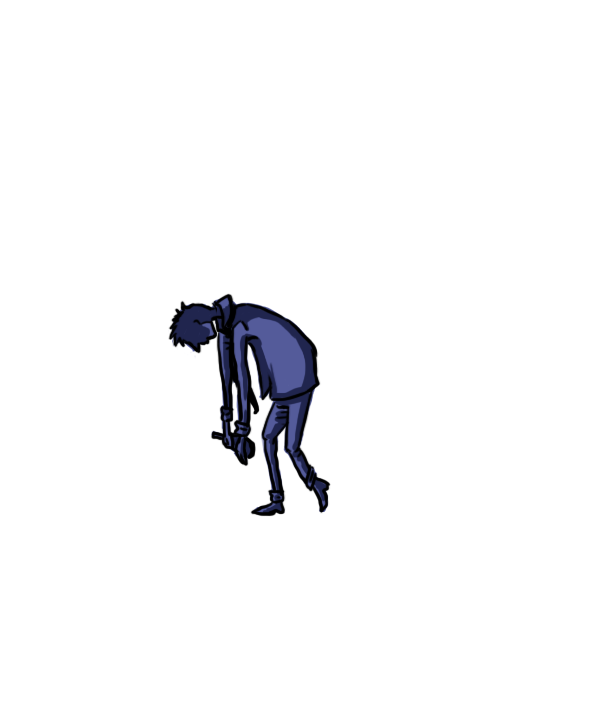
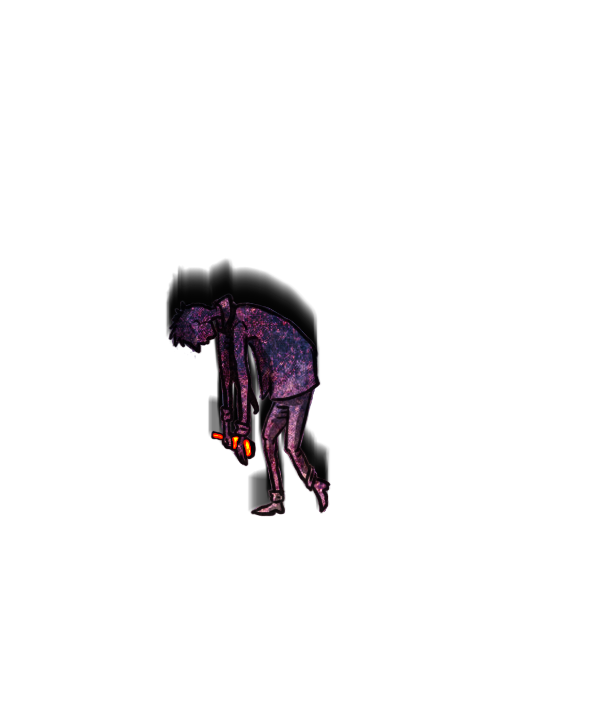
Layered file, before and after one edit (593×727). Changes by layer:
added group "bottle" with 10 layers above "Layer 1" over 212, 432, 252, 457
added layer "Layer 5" (vivid light) in group "bottle" over 212, 432, 252, 457
added layer "Layer 5 copy" (vivid light) in group "bottle" over 212, 432, 252, 457
added layer "Layer 5 copy 9" (vivid light) in group "bottle" over 212, 432, 252, 457
added layer "Layer 5 copy 10" (vivid light) in group "bottle" over 212, 432, 252, 457
added layer "Layer 5 copy 8" (vivid light) in group "bottle" over 212, 432, 252, 457
added layer "Layer 5 copy 7" (vivid light) in group "bottle" over 212, 432, 252, 457
added layer "Layer 5 copy 3" (vivid light) in group "bottle" over 212, 432, 252, 457
added layer "Layer 5 copy 6" (vivid light) in group "bottle" over 212, 432, 252, 457
added layer "Layer 5 copy 5" (vivid light) in group "bottle" over 212, 432, 252, 457
added layer "Layer 5 copy 4" (vivid light) in group "bottle" over 212, 432, 252, 457
"Layer 1": opacity 100% → 90% over 168, 293, 331, 517
added layer "skygge" (52%) above "BURN" over 173, 298, 327, 513
added layer "BURN" (hard light, 97%) above "Layer 4" over 168, 293, 331, 517
added layer "Layer 4" (85%) above "Layer 3" over 168, 293, 331, 517
added layer "Layer 3" (addition, 76%) above "Layer 2" over 168, 293, 331, 517
painted on "Layer 2" over 168, 296, 328, 514
removed layer "Layer 0" over 168, 296, 328, 514
added layer "Layer 5 copy 2" (99%) over 165, 258, 331, 514
